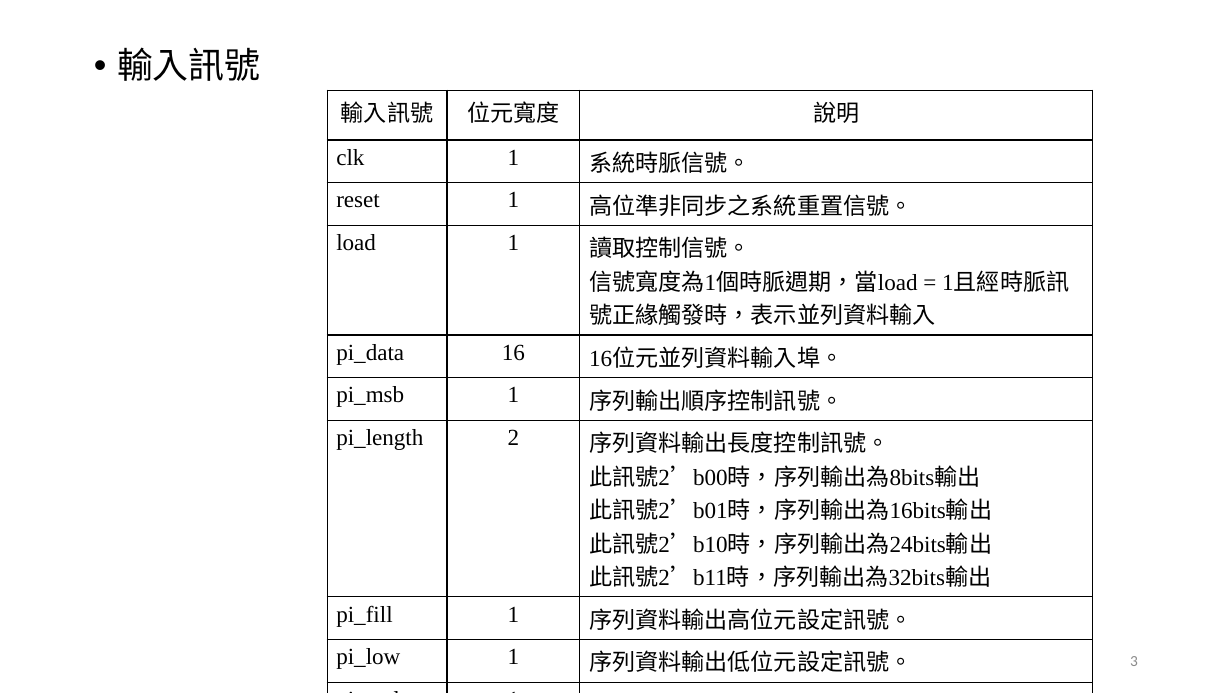
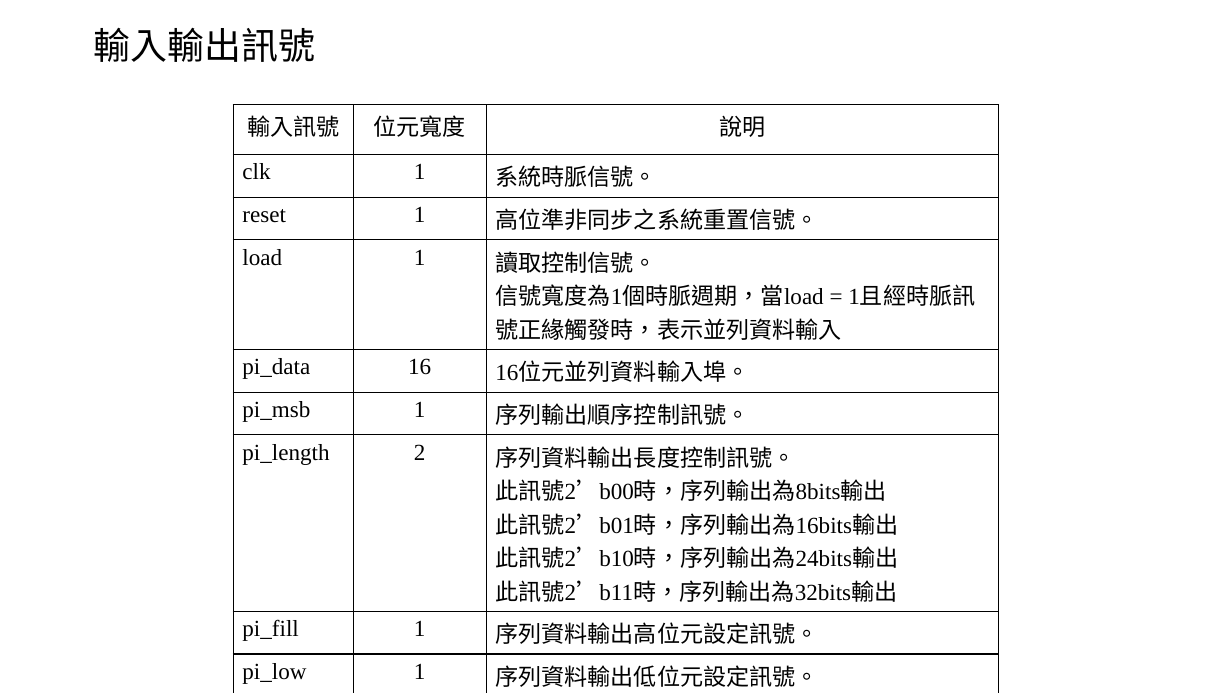
Before and after one commit to Chi-Yung/Chi-Yung, a slide deck: slide 4 of 報告.pptx. Drawn at 1232x693 pixels with LibreOffice and Linux fonts; fonts in the diff are those of the drawing. Boxes give left, top, right and bottom in pixels: in the first picture for what was removed or moved away, otherwise in the second. Text is boxed around its words. In the diff, an @@ line names an element or a change of style, - is before the commit and + after.

```diff
--- a/報告.pptx
+++ b/報告.pptx
@@ title "輸入輸出訊號" at [94, 28, 316, 62]: vertical alignment top to middle @@
@@ title at [94, 28, 316, 62]: text changed; size 28 to 28.8 pt @@
-• 輸入訊號
+輸入輸出訊號
@@ table: place and size @@
-table at [327, 90, 1093, 676]
+table at [233, 104, 999, 691]
@@ page number removed at [1130, 656, 1138, 666] @@
-3
```
Also in this commit, not shown: 9 other slides changed, 5 slides added, 3 slides removed.
